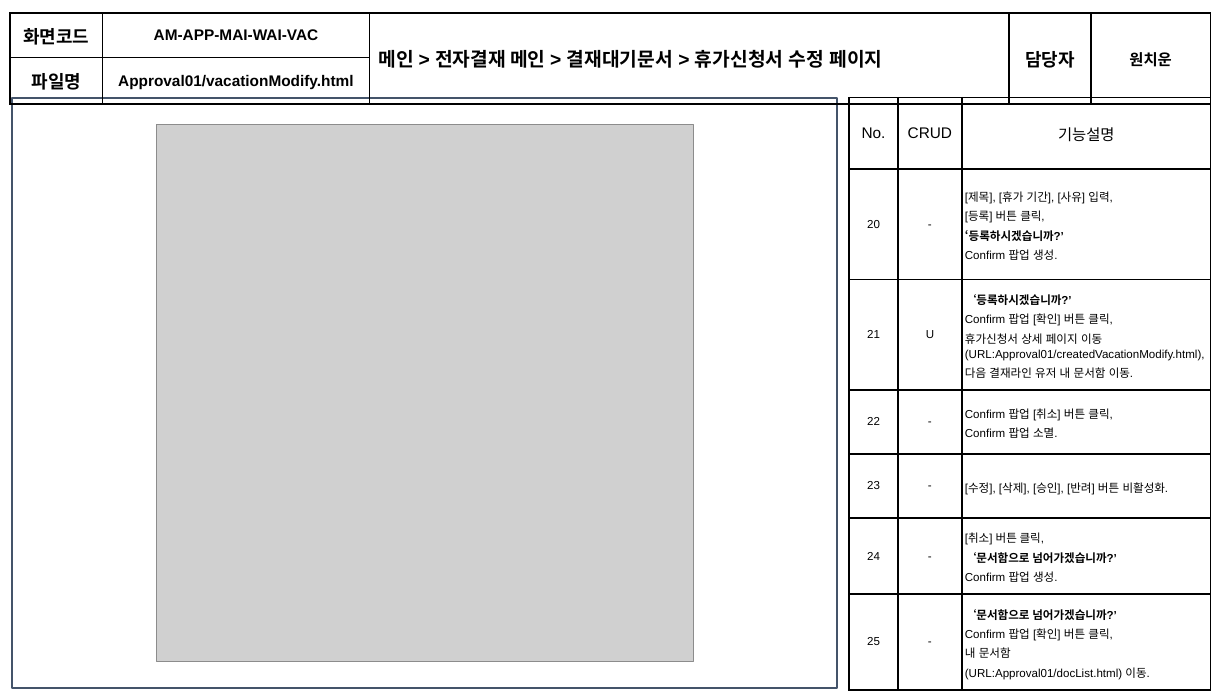
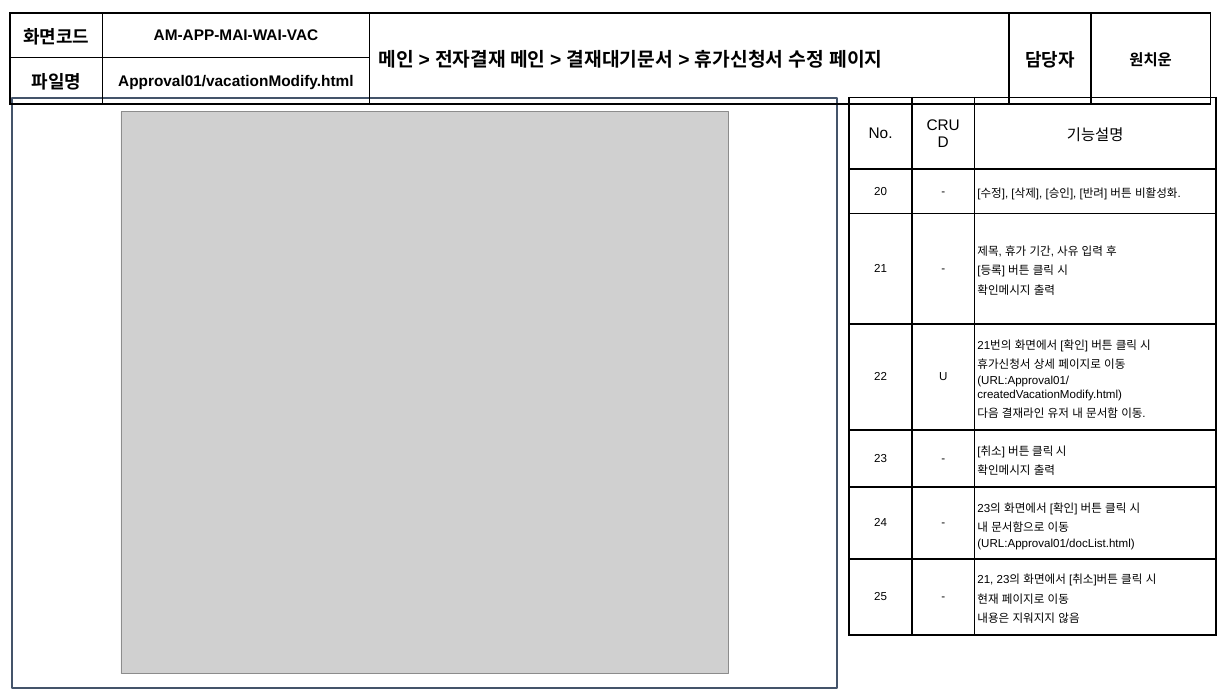
Before and after one commit to soulluna/-6th-_cosmo_1th_group, a slide deck: slide 43 of 작업완료포트폴리오/4. 화면설계서/[6기]1조_화면설계서_V1.5.pptx (slide 44 before the commit). Drawn at 1232x693 pixels with LibreOffice and Linux fonts; fonts in the diff are those of the drawing; grey boxes stand for pictures. Boxes give left, top, right and bottom in pixels: in the first picture for what was removed or moved away, otherwise in the second. Text is boxed around its words. In the diff, an @@ line names an element or a change of style, - is before the commit and + after.

Commit message:
문서 재정립

```diff
--- a/작업완료포트폴리오/4. 화면설계서/[6기]1조_화면설계서_V1.5.pptx
+++ b/작업완료포트폴리오/4. 화면설계서/[6기]1조_화면설계서_V1.5.pptx
@@ picture: place and size @@
-picture at (156,124,693,661)
+picture at (121,112,728,674)
@@ table at (849,98,1216,627) @@
-row 2, column 3: [제목], [휴가 기간], [사유] 입력, / [등록] 버튼 클릭, / ‘등록하시겠습니까?’ / Confirm 팝업 생성.
+row 2, column 3: [수정], [삭제], [승인], [반려] 버튼 비활성화.
-row 3, column 2: U
+row 3, column 2: -
-row 3, column 3: ‘등록하시겠습니까?’ / Confirm 팝업 [확인] 버튼 클릭, / 휴가신청서 상세 페이지 이동 / (URL:Approval01/createdVacationModify.html), / 다음 결재라인 유저 내 문서함 이동.
+row 3, column 3: 제목, 휴가 기간, 사유 입력 후 / [등록] 버튼 클릭 시 / 확인메시지 출력
-row 4, column 2: -
+row 4, column 2: U
-row 4, column 3: Confirm 팝업 [취소] 버튼 클릭, / Confirm 팝업 소멸.
+row 4, column 3: 21번의 화면에서 [확인] 버튼 클릭 시 / 휴가신청서 상세 페이지로 이동 / (URL:Approval01/createdVacationModify.html) / 다음 결재라인 유저 내 문서함 이동.
-row 5, column 3: [수정], [삭제], [승인], [반려] 버튼 비활성화.
+row 5, column 3: [취소] 버튼 클릭 시 / 확인메시지 출력
-row 6, column 3: [취소] 버튼 클릭, / ‘문서함으로 넘어가겠습니까?’ / Confirm 팝업 생성.
+row 6, column 3: 23의 화면에서 [확인] 버튼 클릭 시 / 내 문서함으로 이동 / (URL:Approval01/docList.html)
-row 7, column 3: ‘문서함으로 넘어가겠습니까?’ / Confirm 팝업 [확인] 버튼 클릭, / 내 문서함 / (URL:Approval01/docList.html) 이동.
+row 7, column 3: 21, 23의 화면에서 [취소]버튼 클릭 시 / 현재 페이지로 이동 / 내용은 지워지지 않음
@@ table: place and size @@
-table at (849,98,1211,684)
+table at (849,98,1216,627)
```
Also in this commit, not shown: 48 other slides changed, 1 slide removed, 31 other files.
